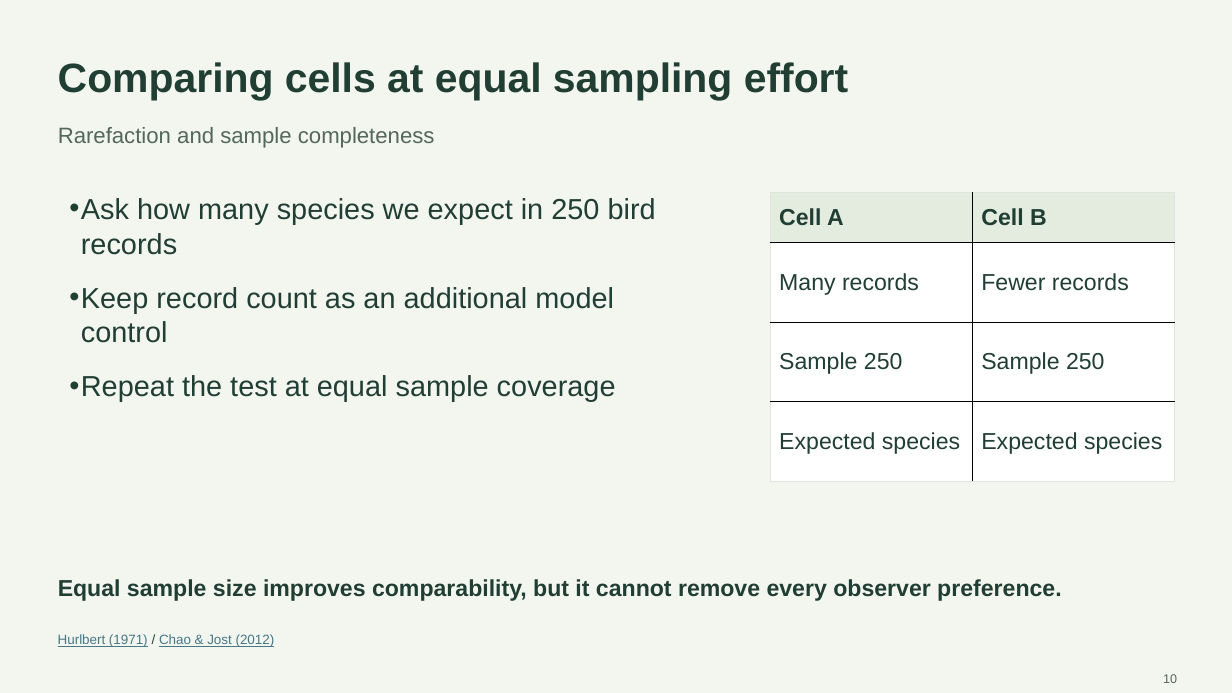
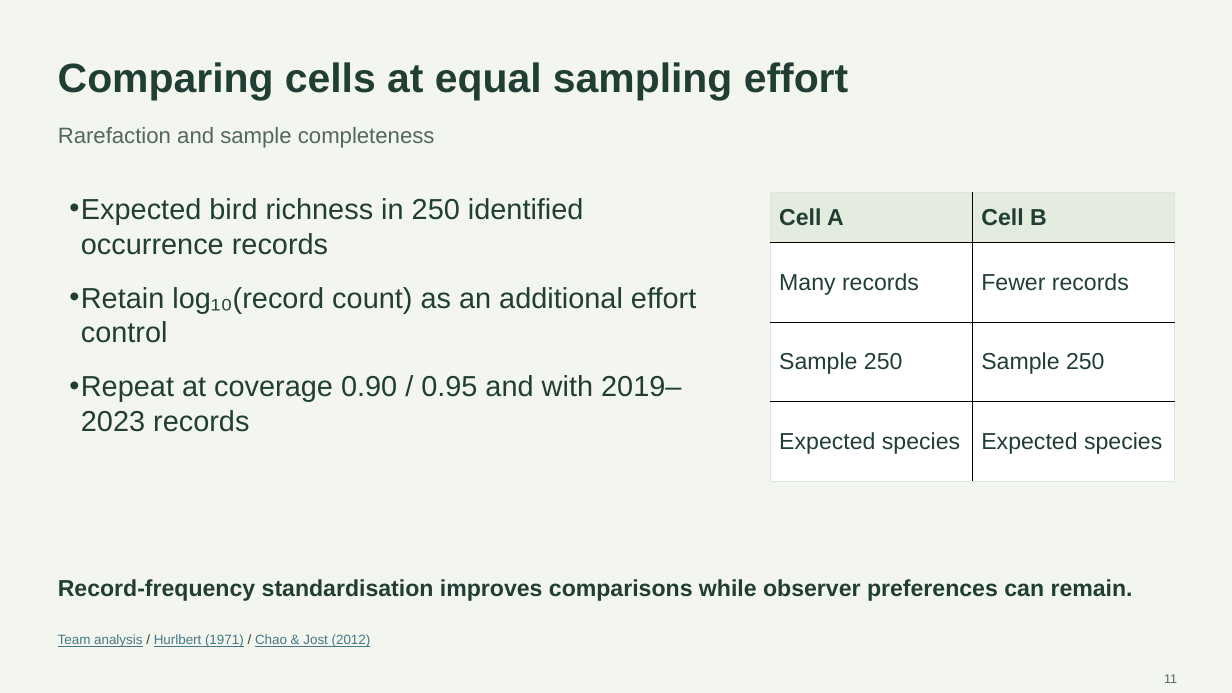
Before and after one commit to Devansh061105/Course-Project-EVST, a slide deck: slide 11 of presentation/final/Final_Evaluation_Biodiversity_Productivity.pptx (slide 10 before the commit). Drawn at 1232x693 pixels with LibreOffice and Linux fonts; fonts in the diff are those of the drawing. Boxes give left, top, right and bottom in pixels: in the first picture for what was removed or moved away, otherwise in the second. Text is boxed around its words. In the diff, an @@ line names an element or a change of style, - is before the commit and + after.

```diff
--- a/presentation/final/Final_Evaluation_Biodiversity_Productivity.pptx
+++ b/presentation/final/Final_Evaluation_Biodiversity_Productivity.pptx
@@ text at [81,198,696,432]: text changed @@
-• Ask how many species we expect in 250 bird records
-• Keep record count as an additional model control
-• Repeat the test at equal sample coverage
+• Expected bird richness in 250 identified occurrence records
+• Retain log₁₀(record count) as an additional effort control
+• Repeat at coverage 0.90 / 0.95 and with 2019–2023 records
@@ text at [58,579,1133,601]: text changed @@
-Equal sample size improves comparability, but it cannot remove every observer preference.
+Record-frequency standardisation improves comparisons while observer preferences can remain.
@@ text at [58,634,371,647]: text changed @@
-Hurlbert (1971) / Chao & Jost (2012)
+Team analysis / Hurlbert (1971) / Chao & Jost (2012)
@@ text at [1164,674,1177,683]: text changed @@
-10
+11
```
Also in this commit, not shown: 29 other slides changed, 9 slides added, 5 slides removed, 6 other files.
